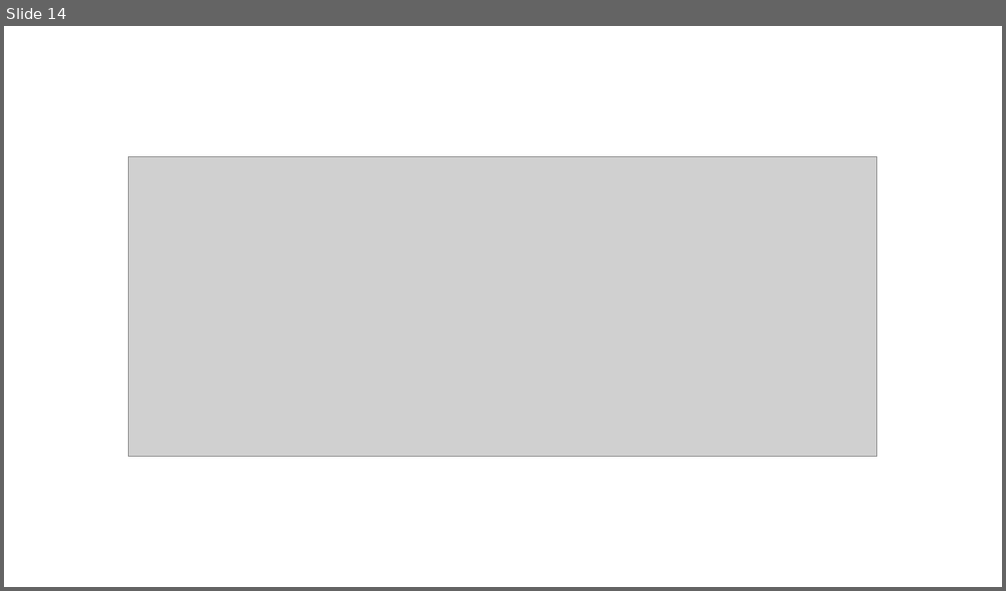
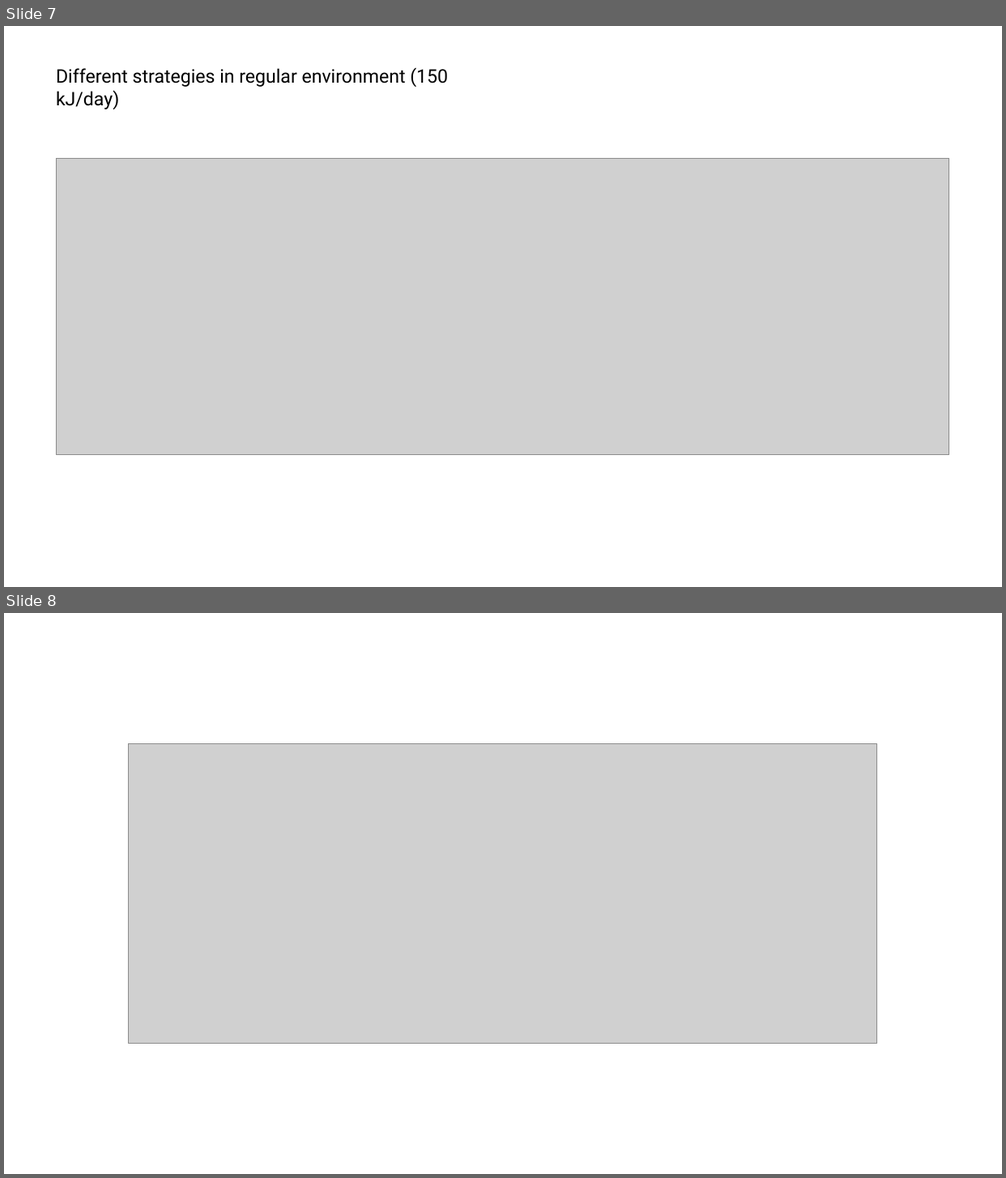
Before and after one commit to ltaylor2/LHSP, a slide deck: SICB/SICB2025.pptx. Shown one above the other, each under a label of ours: slide 14 before the commit, slides 7 and 8 after it. The pictures are 1006x591 and 1006x1178 pixels, drawn with LibreOffice and Linux fonts; fonts in the diff are those of the drawing; grey boxes stand for pictures. Boxes give left, top, right and bottom in pixels: in the first picture for what was removed or moved away, otherwise in the second. Text is boxed around its words. In the diff, an @@ line names an element or a change of style, - is before the commit and + after.

Commit message:
sicb working, just variation in strategies left. TODO individual strategies successful, or pairs? Variation in STRATEGIES across environments, or variation in COMBOS across envs bigger? Also, run breeding season model with only one parent initialized to look at success of different strategies for F across all envs

```diff
--- a/SICB/SICB2025.pptx
+++ b/SICB/SICB2025.pptx
@@ slide 7 added at (x1=4, y1=26, x2=1002, y2=587), background #FFFFFF @@
@@ text added at (x1=56, y1=67, x2=448, y2=109), 18 pt, text #000000 @@
+Different strategies in regular environment (150 kJ/day)
@@ picture added at (x1=57, y1=159, x2=949, y2=456) @@
@@ what was slide 14 is now slide 8 @@
```
Also in this commit, not shown: 11 other slides added, 13 slides removed, 26 other files.
